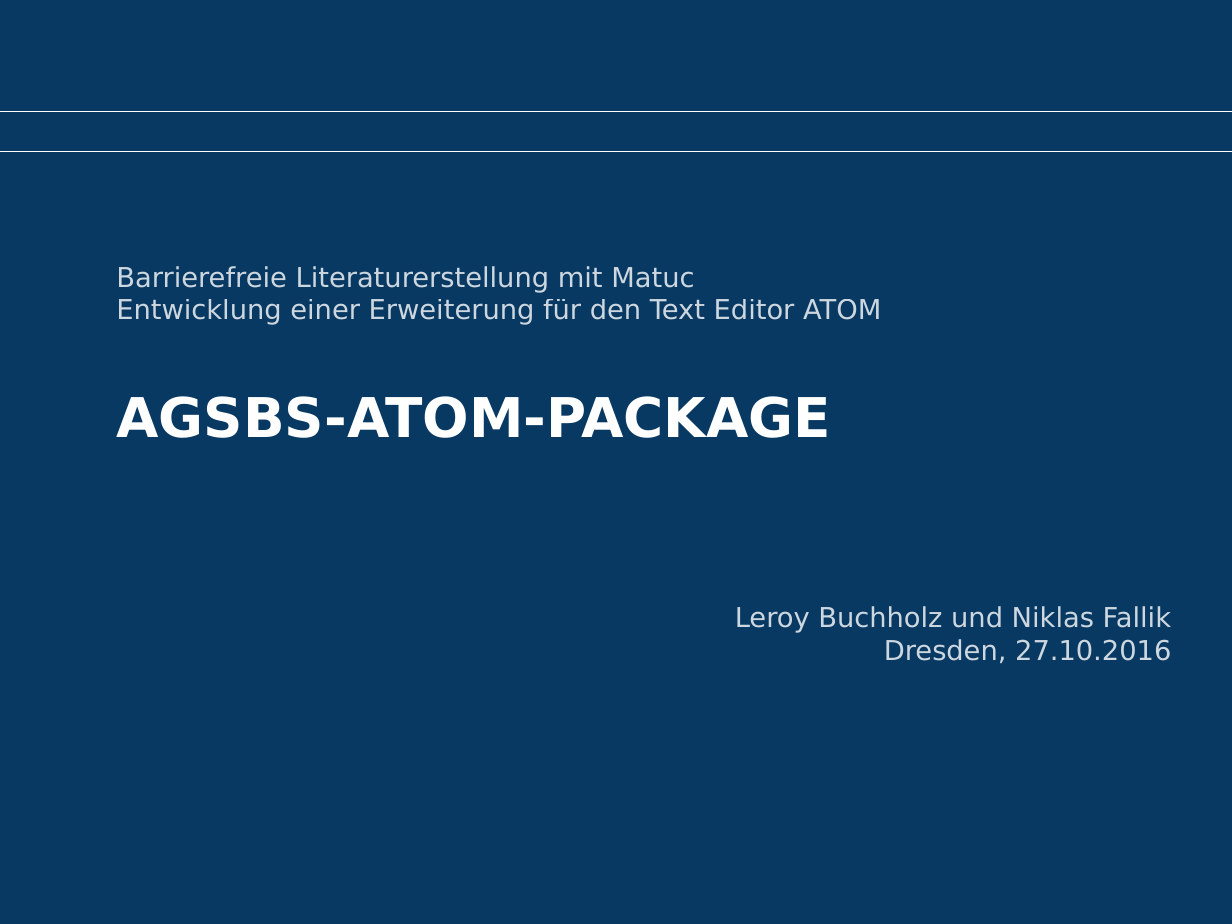
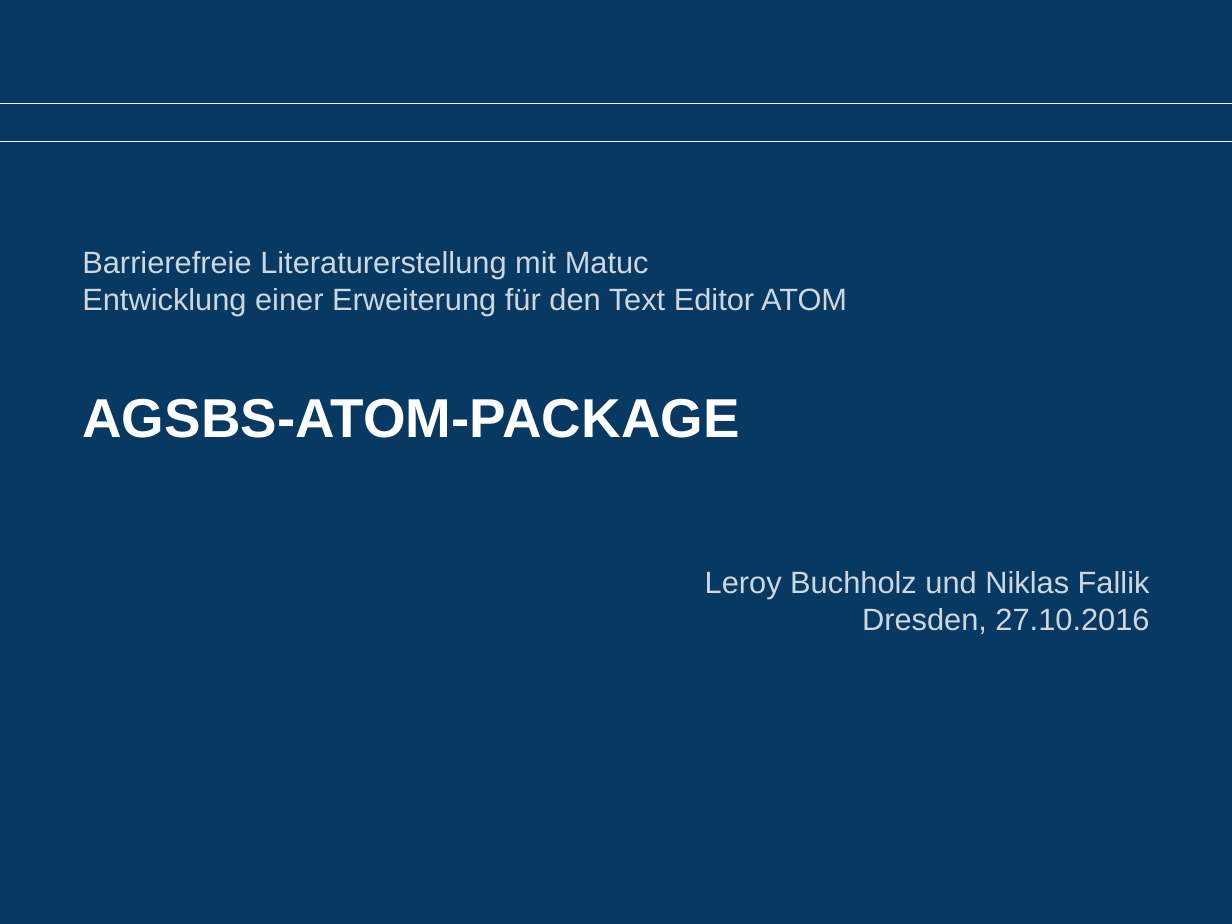
Before and after one commit to TUD-INF-IAI-MCI/agsbs_atom_package, a slide deck: slide 1 of presentation.pptx. Drawn at 1232x924 pixels with LibreOffice and Linux fonts; fonts in the diff are those of the drawing; background and template pictures are left out. Boxes give left, top, right and bottom in pixels: in the first picture for what was removed or moved away, otherwise in the second. Text is boxed around its words. In the diff, an @@ line names an element or a change of style, - is before the commit and + after.

```diff
--- a/presentation.pptx
+++ b/presentation.pptx
@@ line moved from (0, 112) - (1232, 112) to (0, 103) - (1232, 103) @@
@@ line (0, 103) - (1232, 103): stroke #FFFFFF 0.5 pt to #F2F2F2 0.5 pt @@
@@ line moved from (0, 152) - (1232, 152) to (0, 142) - (1232, 142) @@
@@ line (0, 142) - (1232, 142): stroke #FFFFFF 0.5 pt to #F2F2F2 0.5 pt @@
@@ text "Barrierefreie Literaturerstellung mit Matuc Entwicklung ...": place and size @@
-text "Barrierefreie Literaturerstellung mit Matuc Entwicklung ..." at box(116, 266, 881, 325)
+text "Barrierefreie Literaturerstellung mit Matuc Entwicklung ..." at box(82, 251, 847, 316)
@@ text "Barrierefreie Literaturerstellung mit Matuc Entwicklung ..." at box(82, 251, 847, 316): size 16 to 18 pt, font DejaVu Sans to Arial @@
@@ text "AGSBS-ATOM-PACKAGE": place and size @@
-text "AGSBS-ATOM-PACKAGE" at box(116, 396, 831, 438)
+text "AGSBS-ATOM-PACKAGE" at box(82, 398, 739, 438)
@@ text "AGSBS-ATOM-PACKAGE" at box(82, 398, 739, 438): font DejaVu Sans to Arial @@
@@ text "Leroy Buchholz und Niklas Fallik" at box(705, 571, 1150, 634): size 16 to 18 pt, font DejaVu Sans to Arial @@
@@ text "Leroy Buchholz und Niklas Fallik": place and size @@
-text "Leroy Buchholz und Niklas Fallik" at box(735, 606, 1171, 663)
+text "Leroy Buchholz und Niklas Fallik" at box(705, 571, 1150, 634)
```
Also in this commit, not shown: 14 other slides changed, 4 slides added, 2 slides removed, 14 other files.
